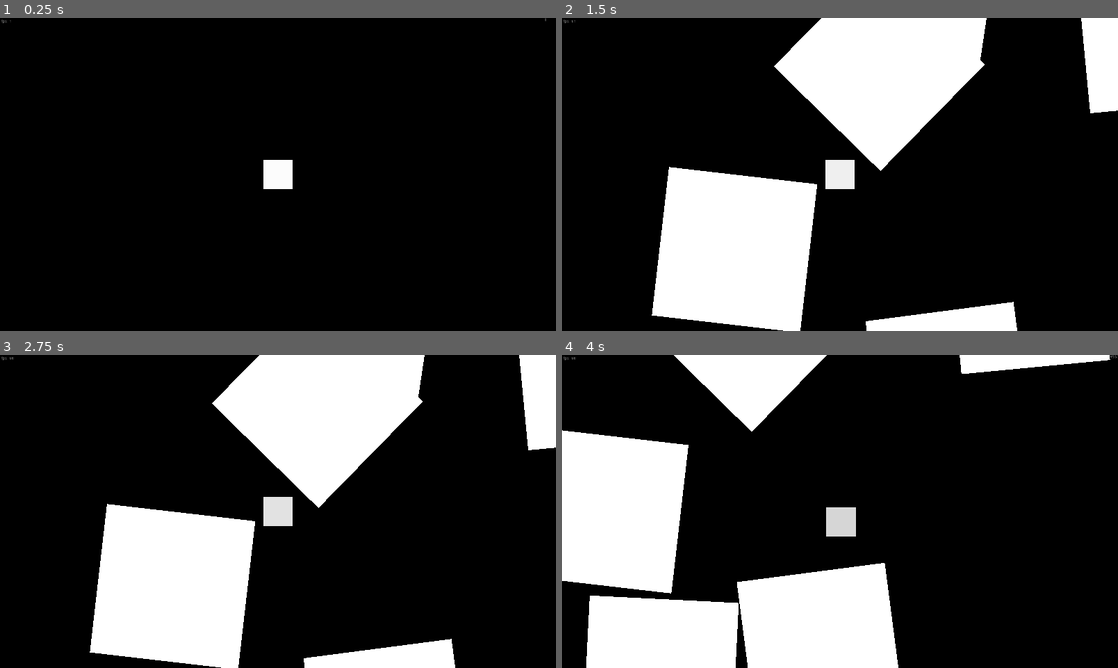
Above: before the commit, frames 1-4 (two rows, left to right).
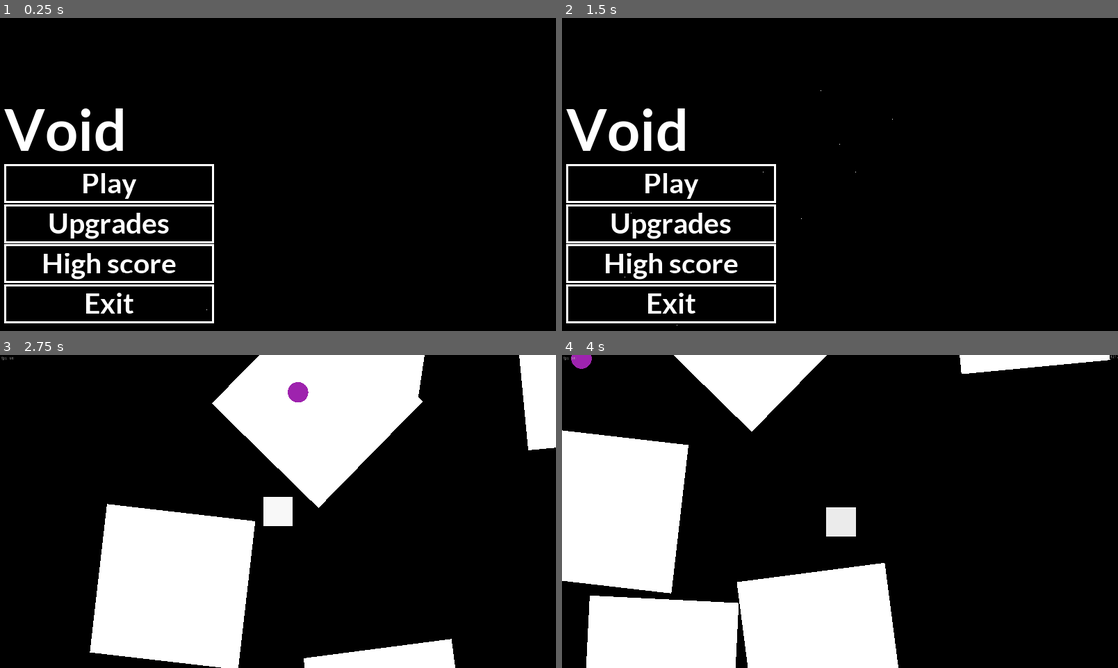
Above: after the commit, the same moments.

Repository: 0stam/void
Game: Godot game, scene res://ui/MainMenu.tscn
Same seed, same stepped clock (60 frames per second), same inputs: the game is played once before the commit and once after it. Before the commit the project starts from res://main/Main.tscn.
Inputs (mouse positions are in pixels of both pictures, inside the frame that each line leads up to):
- Up to frame 1 (0.25 s): no input
- Up to frame 2 (1.5 s): click (673, 221) at 0.5 s, where only the run after the commit has a clickable "Upgrades"; click (673, 262) at 1.25 s, where only the run after the commit has a clickable "High score"
- Up to frame 3 (2.75 s): click (111, 520) at 2 s, where only the run after the commit has a clickable "Play"
- Up to frame 4 (4 s): move the mouse to (962, 495) at 2.77 s; hold D (right) 2.78-3.53 s; click (962, 495) at 2.92 s; move the mouse to (728, 527) at 3.52 s; hold S (down) from 3.53 s (still down)

The runs differ from the first frame. In frame 1, 5.9% of the frame differs, in the area x 0-99%, y 0-98%; in frame 2, 30%, in the area x 0-100%, y 0-100%; in frame 3, 0.2%; in frame 4, 0.1%.

Commit message:
Add main menu

Diff:
--- a/entities/Enemy.gd
+++ b/entities/Enemy.gd
@@ -1,6 +1,6 @@
 extends KinematicBody2D
 
-var speed : int = 601
+var speed : int = 500
 var acceleration : float = 8
 
 var velocity : Vector2 = Vector2.ZERO
--- /dev/null
+++ b/fonts/menu_button.tres
@@ -0,0 +1,8 @@
+[gd_resource type="DynamicFont" load_steps=2 format=2]
+
+[sub_resource type="DynamicFontData" id=1]
+font_path = "res://fonts/Lato/Lato-Bold.ttf"
+
+[resource]
+size = 100
+font_data = SubResource( 1 )
--- a/global/global.gd
+++ b/global/global.gd
@@ -15,4 +15,5 @@
 	else:
 		player_progress = 0
 	if player_progress >= 1:
-		get_tree().quit()
+# warning-ignore:return_value_discarded
+		get_tree().change_scene("res://ui/MainMenu.tscn")
--- a/main/Label.gd
+++ b/main/Label.gd
@@ -1,4 +1,4 @@
 extends Label
 
-func _process(delta):
+func _process(_delta):
 	text = str(Global.player_progress * 100)
--- a/project.godot
+++ b/project.godot
@@ -21,7 +21,7 @@
 [application]
 
 config/name="void"
-run/main_scene="res://main/Main.tscn"
+run/main_scene="res://ui/MainMenu.tscn"
 config/icon="res://icon.png"
 
 [autoload]
--- a/terrain/Chunk.gd
+++ b/terrain/Chunk.gd
@@ -8,7 +8,10 @@
 
 func _ready():
 	get_tree().call_group("player", "on_chunk_created", position)
-	generate()
+	if position.length() + extend + 300 >= Global.end:
+		queue_free()
+	else:
+		generate()
 
 
 
--- /dev/null
+++ b/ui/Button.gd
@@ -0,0 +1,25 @@
+extends MarginContainer
+tool
+
+signal pressed
+
+var is_ready = false
+
+export var text : String = "" setget set_text
+
+onready var button = $Margin/Button
+
+
+func _ready():
+	button.text = text
+	is_ready = true
+
+
+func _on_Button_pressed():
+	emit_signal("pressed")
+
+
+func set_text(val : String):
+	text = val
+	if is_ready:
+		button.text = val
--- /dev/null
+++ b/ui/Button.tscn
@@ -0,0 +1,477 @@
+[gd_scene load_steps=5 format=2]
+
+[ext_resource path="res://art/border.png" type="Texture" id=1]
+[ext_resource path="res://ui/Button.gd" type="Script" id=2]
+[ext_resource path="res://fonts/menu_button.tres" type="DynamicFont" id=3]
+
+[sub_resource type="Theme" id=1]
+Button/colors/font_color = Color( 0, 0, 0, 1 )
+Button/colors/font_color_disabled = Color( 0, 0, 0, 1 )
+Button/colors/font_color_hover = Color( 0, 0, 0, 1 )
+Button/colors/font_color_pressed = Color( 0, 0, 0, 1 )
+Button/constants/hseparation = 2
+Button/fonts/font = null
+Button/styles/disabled = null
+Button/styles/focus = null
+Button/styles/hover = null
+Button/styles/normal = null
+Button/styles/pressed = null
+CheckBox/colors/font_color = Color( 0, 0, 0, 1 )
+CheckBox/colors/font_color_disabled = Color( 0, 0, 0, 1 )
+CheckBox/colors/font_color_hover = Color( 0, 0, 0, 1 )
+CheckBox/colors/font_color_hover_pressed = Color( 0, 0, 0, 1 )
+CheckBox/colors/font_color_pressed = Color( 0, 0, 0, 1 )
+CheckBox/constants/check_vadjust = 0
+CheckBox/constants/hseparation = 4
+CheckBox/fonts/font = null
+CheckBox/icons/checked = null
+CheckBox/icons/radio_checked = null
+CheckBox/icons/radio_unchecked = null
+CheckBox/icons/unchecked = null
+CheckBox/styles/disabled = null
+CheckBox/styles/focus = null
+CheckBox/styles/hover = null
+CheckBox/styles/hover_pressed = null
+CheckBox/styles/normal = null
+CheckBox/styles/pressed = null
+CheckButton/colors/font_color = Color( 0, 0, 0, 1 )
+CheckButton/colors/font_color_disabled = Color( 0, 0, 0, 1 )
+CheckButton/colors/font_color_hover = Color( 0, 0, 0, 1 )
+CheckButton/colors/font_color_hover_pressed = Color( 0, 0, 0, 1 )
+CheckButton/colors/font_color_pressed = Color( 0, 0, 0, 1 )
+CheckButton/constants/check_vadjust = 0
+CheckButton/constants/hseparation = 4
+CheckButton/fonts/font = null
+CheckButton/icons/off = null
+CheckButton/icons/off_disabled = null
+CheckButton/icons/on = null
+CheckButton/icons/on_disabled = null
+CheckButton/styles/disabled = null
+CheckButton/styles/focus = null
+CheckButton/styles/hover = null
+CheckButton/styles/hover_pressed = null
+CheckButton/styles/normal = null
+CheckButton/styles/pressed = null
+ColorPicker/constants/h_width = 30
+ColorPicker/constants/label_width = 10
+ColorPicker/constants/margin = 4
+ColorPicker/constants/sv_height = 256
+ColorPicker/constants/sv_width = 256
+ColorPicker/icons/add_preset = null
+ColorPicker/icons/color_hue = null
+ColorPicker/icons/color_sample = null
+ColorPicker/icons/overbright_indicator = null
+ColorPicker/icons/preset_bg = null
+ColorPicker/icons/screen_picker = null
+ColorPickerButton/colors/font_color = Color( 0, 0, 0, 1 )
+ColorPickerButton/colors/font_color_disabled = Color( 0, 0, 0, 1 )
+ColorPickerButton/colors/font_color_hover = Color( 0, 0, 0, 1 )
+ColorPickerButton/colors/font_color_pressed = Color( 0, 0, 0, 1 )
+ColorPickerButton/constants/hseparation = 2
+ColorPickerButton/fonts/font = null
+ColorPickerButton/icons/bg = null
+ColorPickerButton/styles/disabled = null
+ColorPickerButton/styles/focus = null
+ColorPickerButton/styles/hover = null
+ColorPickerButton/styles/normal = null
+ColorPickerButton/styles/pressed = null
+Dialogs/constants/button_margin = 32
+Dialogs/constants/margin = 8
+FileDialog/colors/file_icon_modulate = Color( 0, 0, 0, 1 )
+FileDialog/colors/files_disabled = Color( 0, 0, 0, 1 )
+FileDialog/colors/folder_icon_modulate = Color( 0, 0, 0, 1 )
+FileDialog/icons/file = null
+FileDialog/icons/folder = null
+FileDialog/icons/parent_folder = null
+FileDialog/icons/reload = null
+FileDialog/icons/toggle_hidden = null
+Fonts/fonts/large = null
+Fonts/fonts/normal = null
+GraphEdit/colors/activity = Color( 0, 0, 0, 1 )
+GraphEdit/colors/grid_major = Color( 0, 0, 0, 1 )
+GraphEdit/colors/grid_minor = Color( 0, 0, 0, 1 )
+GraphEdit/colors/selection_fill = Color( 0, 0, 0, 1 )
+GraphEdit/colors/selection_stroke = Color( 0, 0, 0, 1 )
+GraphEdit/constants/bezier_len_neg = 160
+GraphEdit/constants/bezier_len_pos = 80
+GraphEdit/constants/port_grab_distance_horizontal = 48
+GraphEdit/constants/port_grab_distance_vertical = 6
+GraphEdit/icons/minimap = null
+GraphEdit/icons/minus = null
+GraphEdit/icons/more = null
+GraphEdit/icons/reset = null
+GraphEdit/icons/snap = null
+GraphEdit/styles/bg = null
+GraphEditMinimap/colors/resizer_color = Color( 0, 0, 0, 1 )
+GraphEditMinimap/icons/resizer = null
+GraphEditMinimap/styles/bg = null
+GraphEditMinimap/styles/camera = null
+GraphEditMinimap/styles/node = null
+GraphNode/colors/close_color = Color( 0, 0, 0, 1 )
+GraphNode/colors/resizer_color = Color( 0, 0, 0, 1 )
+GraphNode/colors/title_color = Color( 0, 0, 0, 1 )
+GraphNode/constants/close_offset = 18
+GraphNode/constants/port_offset = 3
+GraphNode/constants/separation = 1
+GraphNode/constants/title_offset = 20
+GraphNode/fonts/title_font = null
+GraphNode/icons/close = null
+GraphNode/icons/port = null
+GraphNode/icons/resizer = null
+GraphNode/styles/breakpoint = null
+GraphNode/styles/comment = null
+GraphNode/styles/commentfocus = null
+GraphNode/styles/defaultfocus = null
+GraphNode/styles/defaultframe = null
+GraphNode/styles/frame = null
+GraphNode/styles/position = null
+GraphNode/styles/selectedframe = null
+GridContainer/constants/hseparation = 4
+GridContainer/constants/vseparation = 4
+HBoxContainer/constants/separation = 4
+HScrollBar/icons/decrement = null
+HScrollBar/icons/decrement_highlight = null
+HScrollBar/icons/increment = null
+HScrollBar/icons/increment_highlight = null
+HScrollBar/styles/grabber = null
+HScrollBar/styles/grabber_highlight = null
+HScrollBar/styles/grabber_pressed = null
+HScrollBar/styles/scroll = null
+HScrollBar/styles/scroll_focus = null
+HSeparator/constants/separation = 4
+HSeparator/styles/separator = null
+HSlider/icons/grabber = null
+HSlider/icons/grabber_disabled = null
+HSlider/icons/grabber_highlight = null
+HSlider/icons/tick = null
+HSlider/styles/grabber_area = null
+HSlider/styles/grabber_area_highlight = null
+HSlider/styles/slider = null
+HSplitContainer/constants/autohide = 1
+HSplitContainer/constants/separation = 12
+HSplitContainer/icons/grabber = null
+HSplitContainer/styles/bg = null
+Icons/icons/close = null
+ItemList/colors/font_color = Color( 0, 0, 0, 1 )
+ItemList/colors/font_color_selected = Color( 0, 0, 0, 1 )
+ItemList/colors/guide_color = Color( 0, 0, 0, 1 )
+ItemList/constants/hseparation = 4
+ItemList/constants/icon_margin = 4
+ItemList/constants/line_separation = 2
+ItemList/constants/vseparation = 2
+ItemList/fonts/font = null
+ItemList/styles/bg = null
+ItemList/styles/bg_focus = null
+ItemList/styles/cursor = null
+ItemList/styles/cursor_unfocused = null
+ItemList/styles/selected = null
+ItemList/styles/selected_focus = null
+Label/colors/font_color = Color( 0, 0, 0, 1 )
+Label/colors/font_color_shadow = Color( 0, 0, 0, 1 )
+Label/colors/font_outline_modulate = Color( 0, 0, 0, 1 )
+Label/constants/line_spacing = 3
+Label/constants/shadow_as_outline = 0
+Label/constants/shadow_offset_x = 1
+Label/constants/shadow_offset_y = 1
+Label/fonts/font = null
+Label/styles/normal = null
+LineEdit/colors/clear_button_color = Color( 0, 0, 0, 1 )
+LineEdit/colors/clear_button_color_pressed = Color( 0, 0, 0, 1 )
+LineEdit/colors/cursor_color = Color( 0, 0, 0, 1 )
+LineEdit/colors/font_color = Color( 0, 0, 0, 1 )
+LineEdit/colors/font_color_selected = Color( 0, 0, 0, 1 )
+LineEdit/colors/font_color_uneditable = Color( 0, 0, 0, 1 )
+LineEdit/colors/selection_color = Color( 0, 0, 0, 1 )
+LineEdit/constants/minimum_spaces = 12
+LineEdit/fonts/font = null
+LineEdit/icons/clear = null
+LineEdit/styles/focus = null
+LineEdit/styles/normal = null
+LineEdit/styles/read_only = null
+LinkButton/colors/font_color = Color( 0, 0, 0, 1 )
+LinkButton/colors/font_color_hover = Color( 0, 0, 0, 1 )
+LinkButton/colors/font_color_pressed = Color( 0, 0, 0, 1 )
+LinkButton/constants/underline_spacing = 2
+LinkButton/fonts/font = null
+LinkButton/styles/focus = null
+MarginContainer/constants/margin_bottom = 8
+MarginContainer/constants/margin_left = 0
+MarginContainer/constants/margin_right = 0
+MarginContainer/constants/margin_top = 0
+MenuButton/colors/font_color = Color( 0, 0, 0, 1 )
+MenuButton/colors/font_color_disabled = Color( 0, 0, 0, 1 )
+MenuButton/colors/font_color_hover = Color( 0, 0, 0, 1 )
+MenuButton/colors/font_color_pressed = Color( 0, 0, 0, 1 )
+MenuButton/constants/hseparation = 3
+MenuButton/fonts/font = null
+MenuButton/styles/disabled = null
+MenuButton/styles/focus = null
+MenuButton/styles/hover = null
+MenuButton/styles/normal = null
+MenuButton/styles/pressed = null
+OptionButton/colors/font_color = Color( 0, 0, 0, 1 )
+OptionButton/colors/font_color_disabled = Color( 0, 0, 0, 1 )
+OptionButton/colors/font_color_hover = Color( 0, 0, 0, 1 )
+OptionButton/colors/font_color_pressed = Color( 0, 0, 0, 1 )
+OptionButton/constants/arrow_margin = 2
+OptionButton/constants/hseparation = 2
+OptionButton/fonts/font = null
+OptionButton/icons/arrow = null
+OptionButton/styles/disabled = null
+OptionButton/styles/focus = null
+OptionButton/styles/hover = null
+OptionButton/styles/normal = null
+OptionButton/styles/pressed = null
+Panel/styles/panel = null
+PanelContainer/styles/panel = null
+PopupDialog/styles/panel = null
+PopupMenu/colors/font_color = Color( 0, 0, 0, 1 )
+PopupMenu/colors/font_color_accel = Color( 0, 0, 0, 1 )
+PopupMenu/colors/font_color_disabled = Color( 0, 0, 0, 1 )
+PopupMenu/colors/font_color_hover = Color( 0, 0, 0, 1 )
+PopupMenu/colors/font_color_separator = Color( 0, 0, 0, 1 )
+PopupMenu/constants/hseparation = 4
+PopupMenu/constants/vseparation = 4
+PopupMenu/fonts/font = null
+PopupMenu/icons/checked = null
+PopupMenu/icons/radio_checked = null
+PopupMenu/icons/radio_unchecked = null
+PopupMenu/icons/submenu = null
+PopupMenu/icons/unchecked = null
+PopupMenu/styles/hover = null
+PopupMenu/styles/labeled_separator_left = null
+PopupMenu/styles/labeled_separator_right = null
+PopupMenu/styles/panel = null
+PopupMenu/styles/panel_disabled = null
+PopupMenu/styles/separator = null
+PopupPanel/styles/panel = null
+ProgressBar/colors/font_color = Color( 0, 0, 0, 1 )
+ProgressBar/colors/font_color_shadow = Color( 0, 0, 0, 1 )
+ProgressBar/fonts/font = null
+ProgressBar/styles/bg = null
+ProgressBar/styles/fg = null
+RichTextLabel/colors/default_color = Color( 0, 0, 0, 1 )
+RichTextLabel/colors/font_color_selected = Color( 0, 0, 0, 1 )
+RichTextLabel/colors/font_color_shadow = Color( 0, 0, 0, 1 )
+RichTextLabel/colors/selection_color = Color( 0, 0, 0, 1 )
+RichTextLabel/constants/line_separation = 1
+RichTextLabel/constants/shadow_as_outline = 0
+RichTextLabel/constants/shadow_offset_x = 1
+RichTextLabel/constants/shadow_offset_y = 1
+RichTextLabel/constants/table_hseparation = 3
+RichTextLabel/constants/table_vseparation = 3
+RichTextLabel/fonts/bold_font = null
+RichTextLabel/fonts/bold_italics_font = null
+RichTextLabel/fonts/italics_font = null
+RichTextLabel/fonts/mono_font = null
+RichTextLabel/fonts/normal_font = null
+RichTextLabel/styles/focus = null
+RichTextLabel/styles/normal = null
+ScrollContainer/styles/bg = null
+SpinBox/icons/updown = null
+TabContainer/colors/font_color_bg = Color( 0, 0, 0, 1 )
+TabContainer/colors/font_color_disabled = Color( 0, 0, 0, 1 )
+TabContainer/colors/font_color_fg = Color( 0, 0, 0, 1 )
+TabContainer/constants/hseparation = 4
+TabContainer/constants/label_valign_bg = 2
+TabContainer/constants/label_valign_fg = 0
+TabContainer/constants/side_margin = 8
+TabContainer/constants/top_margin = 24
+TabContainer/fonts/font = null
+TabContainer/icons/decrement = null
+TabContainer/icons/decrement_highlight = null
+TabContainer/icons/increment = null
+TabContainer/icons/increment_highlight = null
+TabContainer/icons/menu = null
+TabContainer/icons/menu_highlight = null
+TabContainer/styles/panel = null
+TabContainer/styles/tab_bg = null
+TabContainer/styles/tab_disabled = null
+TabContainer/styles/tab_fg = null
+Tabs/colors/font_color_bg = Color( 0, 0, 0, 1 )
+Tabs/colors/font_color_disabled = Color( 0, 0, 0, 1 )
+Tabs/colors/font_color_fg = Color( 0, 0, 0, 1 )
+Tabs/constants/hseparation = 4
+Tabs/constants/label_valign_bg = 2
+Tabs/constants/label_valign_fg = 0
+Tabs/constants/top_margin = 24
+Tabs/fonts/font = null
+Tabs/icons/close = null
+Tabs/icons/decrement = null
+Tabs/icons/decrement_highlight = null
+Tabs/icons/increment = null
+Tabs/icons/increment_highlight = null
+Tabs/styles/button = null
+Tabs/styles/button_pressed = null
+Tabs/styles/panel = null
+Tabs/styles/tab_bg = null
+Tabs/styles/tab_disabled = null
+Tabs/styles/tab_fg = null
+TextEdit/colors/background_color = Color( 0, 0, 0, 1 )
+TextEdit/colors/bookmark_color = Color( 0, 0, 0, 1 )
+TextEdit/colors/brace_mismatch_color = Color( 0, 0, 0, 1 )
+TextEdit/colors/breakpoint_color = Color( 0, 0, 0, 1 )
+TextEdit/colors/caret_background_color = Color( 0, 0, 0, 1 )
+TextEdit/colors/caret_color = Color( 0, 0, 0, 1 )
+TextEdit/colors/code_folding_color = Color( 0, 0, 0, 1 )
+TextEdit/colors/completion_background_color = Color( 0, 0, 0, 1 )
+TextEdit/colors/completion_existing_color = Color( 0, 0, 0, 1 )
+TextEdit/colors/completion_font_color = Color( 0, 0, 0, 1 )
+TextEdit/colors/completion_scroll_color = Color( 0, 0, 0, 1 )
+TextEdit/colors/completion_selected_color = Color( 0, 0, 0, 1 )
+TextEdit/colors/current_line_color = Color( 0, 0, 0, 1 )
+TextEdit/colors/executing_line_color = Color( 0, 0, 0, 1 )
+TextEdit/colors/font_color = Color( 0, 0, 0, 1 )
+TextEdit/colors/font_color_readonly = Color( 0, 0, 0, 1 )
+TextEdit/colors/font_color_selected = Color( 0, 0, 0, 1 )
+TextEdit/colors/function_color = Color( 0, 0, 0, 1 )
+TextEdit/colors/line_number_color = Color( 0, 0, 0, 1 )
+TextEdit/colors/mark_color = Color( 0, 0, 0, 1 )
+TextEdit/colors/member_variable_color = Color( 0, 0, 0, 1 )
+TextEdit/colors/number_color = Color( 0, 0, 0, 1 )
+TextEdit/colors/safe_line_number_color = Color( 0, 0, 0, 1 )
+TextEdit/colors/selection_color = Color( 0, 0, 0, 1 )
+TextEdit/colors/symbol_color = Color( 0, 0, 0, 1 )
+TextEdit/colors/word_highlighted_color = Color( 0, 0, 0, 1 )
+TextEdit/constants/completion_lines = 7
+TextEdit/constants/completion_max_width = 50
+TextEdit/constants/completion_scroll_width = 3
+TextEdit/constants/line_spacing = 4
+TextEdit/fonts/font = null
+TextEdit/icons/fold = null
+TextEdit/icons/folded = null
+TextEdit/icons/space = null
+TextEdit/icons/tab = null
+TextEdit/styles/completion = null
+TextEdit/styles/focus = null
+TextEdit/styles/normal = null
+TextEdit/styles/read_only = null
+ToolButton/colors/font_color = Color( 0, 0, 0, 1 )
+ToolButton/colors/font_color_disabled = Color( 0, 0, 0, 1 )
+ToolButton/colors/font_color_hover = Color( 0, 0, 0, 1 )
+ToolButton/colors/font_color_pressed = Color( 0, 0, 0, 1 )
+ToolButton/constants/hseparation = 3
+ToolButton/fonts/font = null
+ToolButton/styles/disabled = null
+ToolButton/styles/focus = null
+ToolButton/styles/hover = null
+ToolButton/styles/normal = null
+ToolButton/styles/pressed = null
+TooltipLabel/colors/font_color = Color( 0, 0, 0, 1 )
+TooltipLabel/colors/font_color_shadow = Color( 0, 0, 0, 1 )
+TooltipLabel/constants/shadow_offset_x = 1
+TooltipLabel/constants/shadow_offset_y = 1
+TooltipLabel/fonts/font = null
+TooltipPanel/styles/panel = null
+Tree/colors/custom_button_font_highlight = Color( 0, 0, 0, 1 )
+Tree/colors/drop_position_color = Color( 0, 0, 0, 1 )
+Tree/colors/font_color = Color( 0, 0, 0, 1 )
+Tree/colors/font_color_selected = Color( 0, 0, 0, 1 )
+Tree/colors/guide_color = Color( 0, 0, 0, 1 )
+Tree/colors/relationship_line_color = Color( 0, 0, 0, 1 )
+Tree/colors/title_button_color = Color( 0, 0, 0, 1 )
+Tree/constants/button_margin = 4
+Tree/constants/draw_guides = 1
+Tree/constants/draw_relationship_lines = 0
+Tree/constants/hseparation = 4
+Tree/constants/item_margin = 12
+Tree/constants/scroll_border = 4
+Tree/constants/scroll_speed = 12
+Tree/constants/vseparation = 4
+Tree/fonts/font = null
+Tree/fonts/title_button_font = null
+Tree/icons/arrow = null
+Tree/icons/arrow_collapsed = null
+Tree/icons/checked = null
+Tree/icons/select_arrow = null
+Tree/icons/unchecked = null
+Tree/icons/updown = null
+Tree/styles/bg = null
+Tree/styles/bg_focus = null
+Tree/styles/button_pressed = null
+Tree/styles/cursor = null
+Tree/styles/cursor_unfocused = null
+Tree/styles/custom_button = null
+Tree/styles/custom_button_hover = null
+Tree/styles/custom_button_pressed = null
+Tree/styles/selected = null
+Tree/styles/selected_focus = null
+Tree/styles/title_button_hover = null
+Tree/styles/title_button_normal = null
+Tree/styles/title_button_pressed = null
+VBoxContainer/constants/separation = 4
+VScrollBar/icons/decrement = null
+VScrollBar/icons/decrement_highlight = null
+VScrollBar/icons/increment = null
+VScrollBar/icons/increment_highlight = null
+VScrollBar/styles/grabber = null
+VScrollBar/styles/grabber_highlight = null
+VScrollBar/styles/grabber_pressed = null
+VScrollBar/styles/scroll = null
+VScrollBar/styles/scroll_focus = null
+VSeparator/constants/separation = 4
+VSeparator/styles/separator = null
+VSlider/icons/grabber = null
+VSlider/icons/grabber_disabled = null
+VSlider/icons/grabber_highlight = null
+VSlider/icons/tick = null
+VSlider/styles/grabber_area = null
+VSlider/styles/grabber_area_highlight = null
+VSlider/styles/slider = null
+VSplitContainer/constants/autohide = 1
+VSplitContainer/constants/separation = 12
+VSplitContainer/icons/grabber = null
+VSplitContainer/styles/bg = null
+WindowDialog/colors/title_color = Color( 0, 0, 0, 1 )
+WindowDialog/constants/close_h_ofs = 18
+WindowDialog/constants/close_v_ofs = 18
+WindowDialog/constants/scaleborder_size = 4
+WindowDialog/constants/title_height = 20
+WindowDialog/fonts/title_font = null
+WindowDialog/icons/close = null
+WindowDialog/icons/close_highlight = null
+WindowDialog/styles/panel = null
+
+[node name="Button" type="MarginContainer"]
+margin_right = 758.0
+margin_bottom = 127.0
+script = ExtResource( 2 )
+__meta__ = {
+"_edit_use_anchors_": false
+}
+
+[node name="Border" type="NinePatchRect" parent="."]
+margin_right = 758.0
+margin_bottom = 135.0
+size_flags_horizontal = 3
+texture = ExtResource( 1 )
+draw_center = false
+patch_margin_left = 7
+patch_margin_top = 7
+patch_margin_right = 7
+patch_margin_bottom = 7
+
+[node name="Margin" type="MarginContainer" parent="."]
+margin_right = 758.0
+margin_bottom = 135.0
+theme = SubResource( 1 )
+
+[node name="Button" type="Button" parent="Margin"]
+margin_right = 758.0
+margin_bottom = 127.0
+rect_min_size = Vector2( 20, 20 )
+focus_mode = 0
+size_flags_horizontal = 3
+custom_fonts/font = ExtResource( 3 )
+custom_colors/font_color_disabled = Color( 0.92549, 0.92549, 0.92549, 1 )
+custom_colors/font_color = Color( 1, 1, 1, 1 )
+custom_colors/font_color_hover = Color( 1, 1, 1, 1 )
+custom_colors/font_color_pressed = Color( 0.854902, 0.854902, 0.854902, 1 )
+enabled_focus_mode = 0
+text = "Placeholder"
+flat = true
+__meta__ = {
+"_edit_use_anchors_": false
+}
+
+[connection signal="pressed" from="Margin/Button" to="." method="_on_Button_pressed"]
--- /dev/null
+++ b/ui/MainMenu.gd
@@ -0,0 +1,14 @@
+extends Control
+
+
+func _ready():
+	pass
+
+
+func _on_Play_pressed():
+# warning-ignore:return_value_discarded
+	get_tree().change_scene("res://main/Main.tscn")
+
+
+func _on_Exit_pressed():
+	get_tree().quit()
--- /dev/null
+++ b/ui/MainMenu.tscn
@@ -0,0 +1,89 @@
+[gd_scene load_steps=6 format=2]
+
+[ext_resource path="res://ui/Button.tscn" type="PackedScene" id=1]
+[ext_resource path="res://ui/MainMenu.gd" type="Script" id=2]
+
+[sub_resource type="DynamicFontData" id=1]
+font_path = "res://fonts/Lato/Lato-Bold.ttf"
+
+[sub_resource type="DynamicFont" id=2]
+size = 200
+font_data = SubResource( 1 )
+
+[sub_resource type="ParticlesMaterial" id=3]
+emission_shape = 2
+emission_box_extents = Vector3( 960, 540, 1 )
+flag_disable_z = true
+gravity = Vector3( 0, 50, 0 )
+orbit_velocity = 0.0
+orbit_velocity_random = 0.0
+
+[node name="MainMenu" type="Control"]
+anchor_right = 1.0
+anchor_bottom = 1.0
+script = ExtResource( 2 )
+__meta__ = {
+"_edit_use_anchors_": false
+}
+
+[node name="ColorRect" type="ColorRect" parent="."]
+anchor_right = 1.0
+anchor_bottom = 1.0
+color = Color( 0, 0, 0, 1 )
+__meta__ = {
+"_edit_use_anchors_": false
+}
+
+[node name="Buttons" type="VBoxContainer" parent="."]
+margin_left = 14.0
+margin_top = 260.705
+margin_right = 739.0
+margin_bottom = 1066.71
+size_flags_horizontal = 3
+size_flags_vertical = 3
+__meta__ = {
+"_edit_group_": true,
+"_edit_use_anchors_": false
+}
+
+[node name="Title" type="Label" parent="Buttons"]
+margin_right = 725.0
+margin_bottom = 241.0
+custom_fonts/font = SubResource( 2 )
+text = "Void"
+__meta__ = {
+"_edit_use_anchors_": false
+}
+
+[node name="Play" parent="Buttons" instance=ExtResource( 1 )]
+margin_top = 245.0
+margin_right = 725.0
+margin_bottom = 380.0
+text = "Play"
+
+[node name="Upgrades" parent="Buttons" instance=ExtResource( 1 )]
+margin_top = 384.0
+margin_right = 725.0
+margin_bottom = 519.0
+text = "Upgrades"
+
+[node name="HighScore" parent="Buttons" instance=ExtResource( 1 )]
+margin_top = 523.0
+margin_right = 725.0
+margin_bottom = 658.0
+text = "High score"
+
+[node name="Exit" parent="Buttons" instance=ExtResource( 1 )]
+margin_top = 662.0
+margin_right = 725.0
+margin_bottom = 797.0
+text = "Exit"
+
+[node name="Particles" type="Particles2D" parent="."]
+position = Vector2( 960, 540 )
+amount = 150
+lifetime = 3.0
+process_material = SubResource( 3 )
+
+[connection signal="pressed" from="Buttons/Play" to="." method="_on_Play_pressed"]
+[connection signal="pressed" from="Buttons/Exit" to="." method="_on_Exit_pressed"]
Binary file added: art/border.png
Not shown, added: art/border.png.import
Binary file added: fonts/Lato/Lato-Black.ttf
Binary file added: fonts/Lato/Lato-BlackItalic.ttf
Binary file added: fonts/Lato/Lato-Bold.ttf
Binary file added: fonts/Lato/Lato-BoldItalic.ttf
Binary file added: fonts/Lato/Lato-Italic.ttf
Binary file added: fonts/Lato/Lato-Light.ttf
Binary file added: fonts/Lato/Lato-LightItalic.ttf
Binary file added: fonts/Lato/Lato-Regular.ttf
Binary file added: fonts/Lato/Lato-Thin.ttf
Binary file added: fonts/Lato/Lato-ThinItalic.ttf
(and 1 more such lines)
